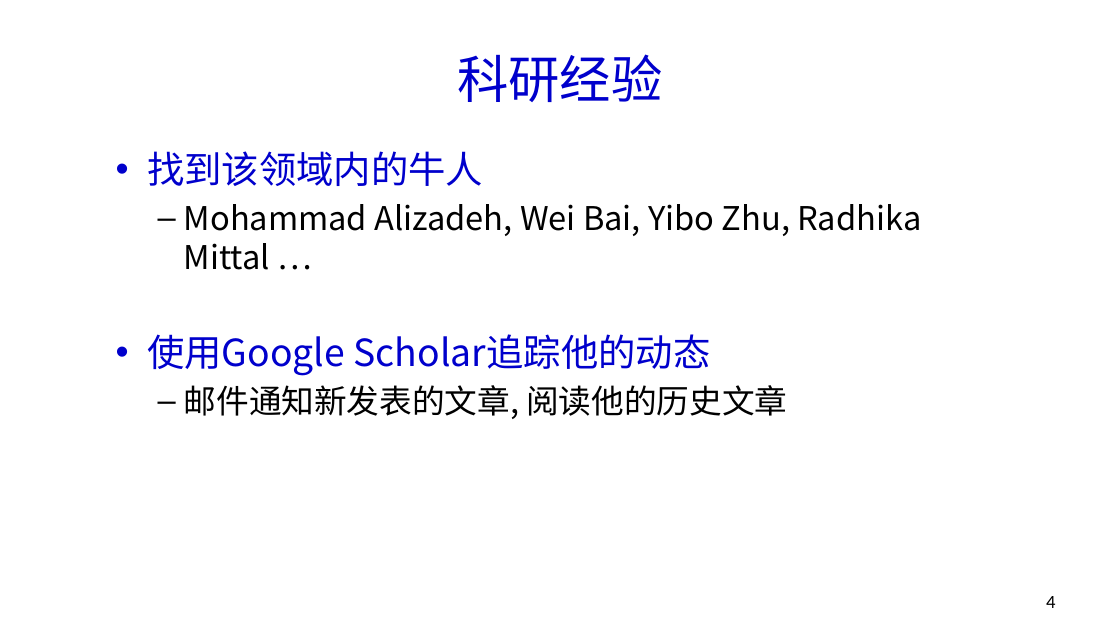
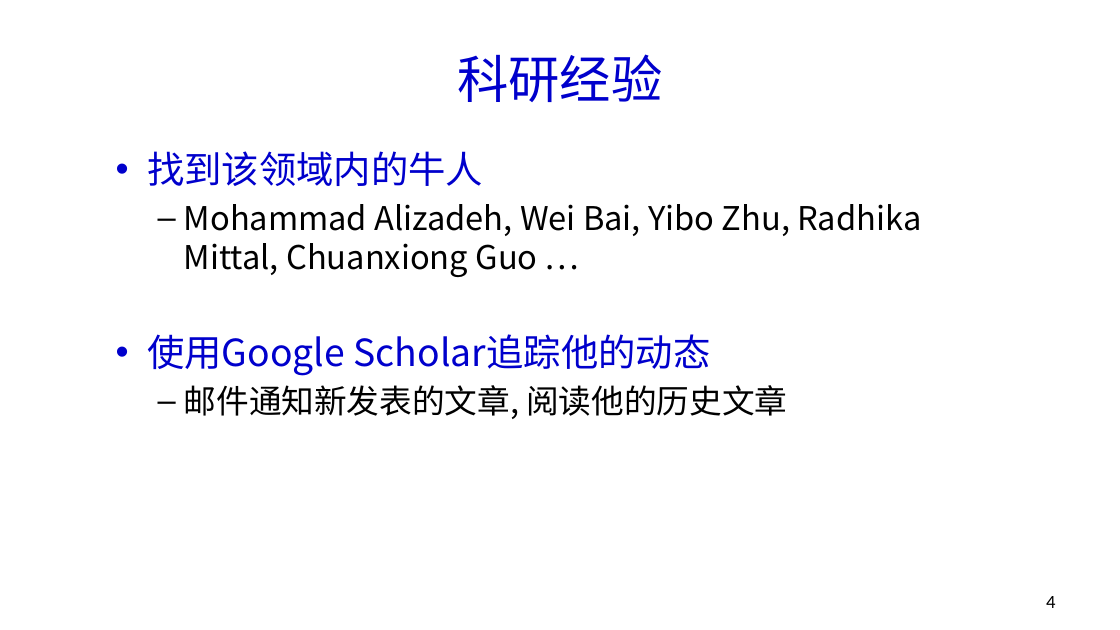
Before and after one commit to fnlab738/Weekly-Discussions-Archive, a slide deck: slide 4 of files/2019/09/09-05-Chengyuan-slides-free-discussion.pptx. Drawn at 1120x630 pixels with LibreOffice and Linux fonts; fonts in the diff are those of the drawing. Boxes give left, top, right and bottom in pixels: in the first picture for what was removed or moved away, otherwise in the second. Text is boxed around its words. In the diff, an @@ line names an element or a change of style, - is before the commit and + after.

Commit message:
2019-09-05 update

```diff
--- a/files/2019/09/09-05-Chengyuan-slides-free-discussion.pptx
+++ b/files/2019/09/09-05-Chengyuan-slides-free-discussion.pptx
@@ text at <box>184,204,921,277</box>: text changed @@
-  – Mohammad Alizadeh, Wei Bai, Yibo Zhu, Radhika Mittal …
+  – Mohammad Alizadeh, Wei Bai, Yibo Zhu, Radhika Mittal, Chuanxiong Guo …
```
